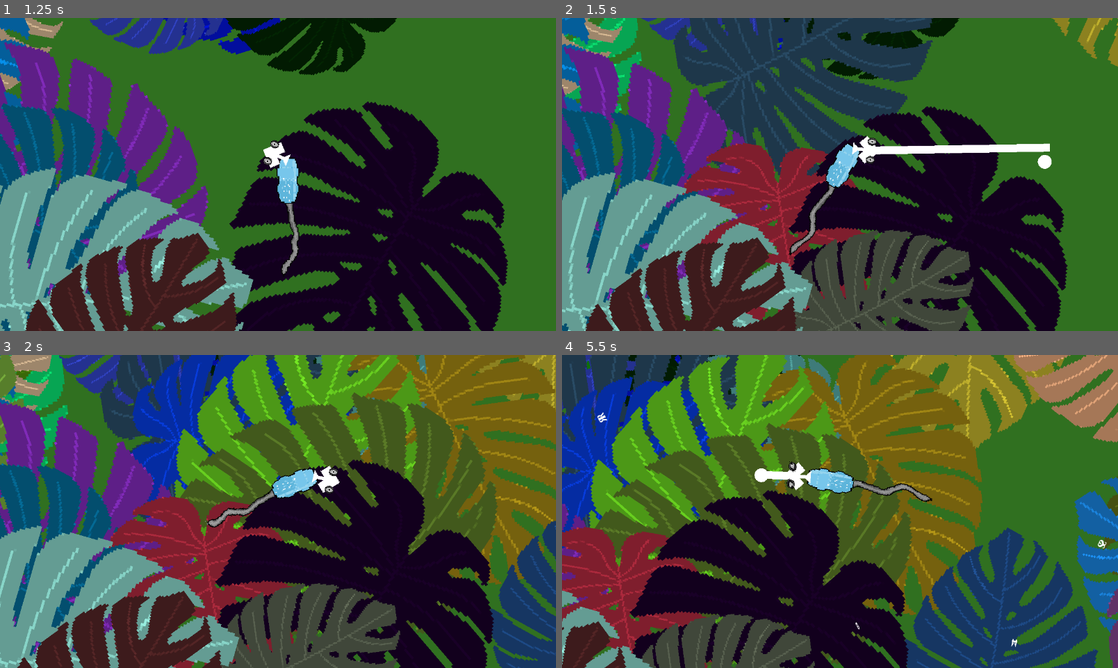
Above: before the commit, frames 1-4 (two rows, left to right).
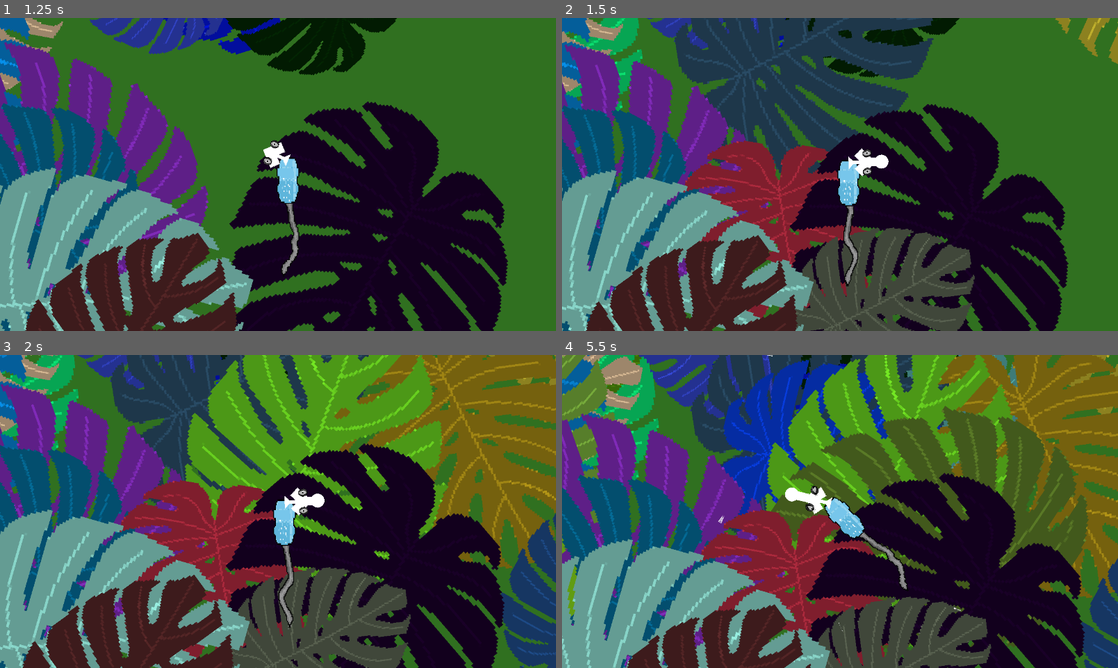
Above: after the commit, the same moments.

Repository: bjornarprytz/mask
Game: Godot game, scene res://entry.tscn
The game is run twice, just before and just after one commit, with the same random seed, the same clock (stepped at 60 frames per second) and the same inputs.
Inputs (mouse positions are in pixels of both pictures, inside the frame that each line leads up to):
- Up to frame 1 (1.25 s): click "Start" at 0.5 s
- Up to frame 2 (1.5 s): move the mouse to (962, 158) at 1.27 s; press the mouse at (962, 158) at 1.28 s; hold Right (ui_right) from 1.28 s (still down)
- Up to frame 3 (2 s): keep holding Right (ui_right)
- Up to frame 4 (5.5 s): move the mouse to (728, 527) at 2.02 s; release Right (ui_right) at 2.03 s; release the mouse at (728, 527) at 2.03 s; hold Down (ui_down) 2.03-2.78 s; click (728, 527) at 2.1 s; move the mouse to (895, 442) at 2.77 s; press the mouse at (895, 442) at 2.78 s; hold Right (ui_right) 2.78-3.53 s; move the mouse to (812, 574) at 3.52 s; release the mouse at (812, 574) at 3.53 s; hold Up (ui_up) 3.53-4.28 s; click (812, 574) at 3.6 s; move the mouse to (1006, 558) at 4.27 s; press the mouse at (1006, 558) at 4.28 s; hold Left (ui_left) from 4.28 s (still down); move the mouse to (673, 464) at 5.02 s; release the mouse at (673, 464) at 5.03 s; click (673, 464) at 5.1 s

Frame 1 is identical in both runs. In frame 2, 15% of the frame differs, in the area x 0-100%, y 0-100%; in frame 3, 54%; in frame 4, 89%.

Commit message:
shoot tongue tweak

Diff:
--- /dev/null
+++ b/src/actions/shoot.gd
@@ -0,0 +1,45 @@
+class_name Shoot
+extends Node2D
+
+@onready var tongue: Tongue = %Tongue
+
+@export var shoot_range: float = 200.0
+
+signal finished()
+
+var time_tween: Tween
+
+
+func _ready() -> void:
+	_move_time_to_target(0.5, 0.1)
+
+func _move_time_to_target(target: float, duration: float):
+	if time_tween:
+		time_tween.kill()
+	time_tween = create_tween().set_ignore_time_scale(true)
+	time_tween.tween_method(_control_time, Engine.time_scale, target, duration)
+	await time_tween.finished
+
+func _control_time(f: float):
+	Engine.time_scale = f
+
+func fire():
+	var aim = Controls.get_aim(global_position)
+	tongue.shoot(global_position + aim.normalized() * shoot_range)
+	tongue.hit.connect(_on_hit, CONNECT_ONE_SHOT)
+
+	_move_time_to_target(1.0, 0.2)
+	await tongue.done
+
+	_clean_up()
+
+func _on_hit(fly: Fly) -> void:
+	fly.die()
+
+
+func _clean_up() -> void:
+	if time_tween != null and time_tween.is_running():
+		await time_tween.finished
+
+	finished.emit()
+	queue_free()
--- /dev/null
+++ b/src/actions/shoot.tscn
@@ -0,0 +1,10 @@
+[gd_scene load_steps=3 format=3 uid="uid://dh2wv21kdf2hk"]
+
+[ext_resource type="Script" uid="uid://1ruo2q6j0uji" path="res://actions/shoot.gd" id="1_u0pn4"]
+[ext_resource type="PackedScene" uid="uid://w4n6wv7x3uef" path="res://chameleonardo/tongue.tscn" id="2_5qnoc"]
+
+[node name="Shoot" type="Node2D"]
+script = ExtResource("1_u0pn4")
+
+[node name="Tongue" parent="." instance=ExtResource("2_5qnoc")]
+unique_name_in_owner = true
--- /dev/null
+++ b/src/autoloads/controls.gd
@@ -0,0 +1,10 @@
+class_name ControlsInterface
+extends Node2D
+
+
+func get_aim(base:Vector2=Vector2.ZERO) -> Vector2:
+	if Events.control_scheme == Events.ControlScheme.GAMEPAD:
+		return Input.get_vector("secondary_left", "secondary_right", "secondary_up", "secondary_down", .1)
+	else:
+		var mouse_pos = get_global_mouse_position()
+		return mouse_pos - base
--- /dev/null
+++ b/src/autoloads/controls.tscn
@@ -0,0 +1,6 @@
+[gd_scene load_steps=2 format=3 uid="uid://bnv63fotjkyyk"]
+
+[ext_resource type="Script" uid="uid://cwk07lnj5htvc" path="res://autoloads/controls.gd" id="1_bctlf"]
+
+[node name="Controls" type="Node2D"]
+script = ExtResource("1_bctlf")
--- a/src/autoloads/event_bus.gd
+++ b/src/autoloads/event_bus.gd
@@ -10,6 +10,7 @@
 }
 
 var control_scheme: ControlScheme = ControlScheme.KEYBOARD
-var chameleonardo: Chameleonardo = null
+
+var game: Game
 
 signal game_over(win: bool)
--- a/src/autoloads/factory.gd
+++ b/src/autoloads/factory.gd
@@ -25,3 +25,7 @@
 func tongue() -> Tongue:
 	var tongue_node = tongue_scene.instantiate() as Tongue
 	return tongue_node
+
+func shoot() -> Shoot:
+	var shoot_node = preload("res://actions/shoot.tscn").instantiate() as Shoot
+	return shoot_node
--- a/src/chameleonardo/chameleonardo.gd
+++ b/src/chameleonardo/chameleonardo.gd
@@ -8,12 +8,31 @@
 @onready var head: Head = %Head
 @onready var tongue_anchor: Node2D = %TongueAnchor
 
-var tongue: Tongue = null
+var shoot_action: Shoot = null
+var is_shooting: bool = false
 
-func _ready() -> void:
-	Events.chameleonardo = self
 
 func _process(delta: float) -> void:
+	if (not is_shooting):
+		_move_body(delta)
+	_move_head(delta)
+
+func _input(event: InputEvent) -> void:
+	if event.is_action_pressed("shoot"):
+		if (is_shooting): # Acts as a cooldown
+			return
+		is_shooting = true
+		shoot_action = Create.shoot()
+		tongue_anchor.add_child(shoot_action)
+	if event.is_action_released("shoot"):
+		if (is_shooting == false):
+			return
+		shoot_action.fire()
+		await shoot_action.finished
+		is_shooting = false
+
+
+func _move_body(delta: float) -> void:
 	var input_vector = Input.get_vector("ui_left", "ui_right", "ui_up", "ui_down", .1)
 
 	if input_vector != Vector2.ZERO:
@@ -25,32 +44,11 @@
 		var forward = Vector2.RIGHT.rotated(rotation)
 		position += forward * input_vector.length() * move_speed * delta
 
-	var secondary_vector = get_secondary_vector()
 
-	if secondary_vector != Vector2.ZERO:
-		head.global_rotation = secondary_vector.angle()
+func _move_head(_delta: float) -> void:
+	var aim_vector = Controls.get_aim(head.global_position)
+
+	if aim_vector != Vector2.ZERO:
+		head.global_rotation = aim_vector.angle()
 	else:
 		head.rotation = lerp_angle(head.rotation, 0.0, 0.1)
-
-
-func get_secondary_vector() -> Vector2:
-	if Events.control_scheme == Events.ControlScheme.GAMEPAD:
-		return Input.get_vector("secondary_left", "secondary_right", "secondary_up", "secondary_down", .1)
-	else:
-		var mouse_pos = get_global_mouse_position()
-		return mouse_pos - head.global_position
-
-func _input(event: InputEvent) -> void:
-	if event.is_action_pressed("shoot"):
-		if (tongue != null): # Acts as a cooldown
-			return
-		tongue = Create.tongue()
-		tongue_anchor.add_child(tongue)
-		tongue.position = Vector2.ZERO
-		tongue.rotation = 0.0
-		var secondary_vector = get_secondary_vector()
-		tongue.shoot(tongue_anchor.global_position + secondary_vector.normalized() * 200.0)
-		tongue.hit.connect(_on_hit, CONNECT_ONE_SHOT)
-
-func _on_hit(fly: Fly) -> void:
-	fly.die()
--- a/src/chameleonardo/tongue.gd
+++ b/src/chameleonardo/tongue.gd
@@ -3,12 +3,15 @@
 
 @onready var stretch: ColorRect = %Stretch
 @onready var ball: Sprite2D = %Ball
+@onready var hitbox: Area2D = %Hitbox
 
 @export var duration: float = .2
 var target_vector: Vector2
 var tween: Tween
 
 signal hit(fly: Fly)
+signal retracted()
+signal done()
 
 func _process(_delta: float) -> void:
 	# Rotate the tongue towards the target vector
@@ -16,6 +19,7 @@
 		global_rotation = target_vector.angle()
 
 func shoot(global_target: Vector2):
+	hitbox.monitoring = true
 	target_vector = global_target - global_position
 	var distance = target_vector.length()
 	# tween the tounge toward target
@@ -38,4 +42,8 @@
 	tween.set_parallel()
 	tween.tween_property(ball, "position", Vector2.ZERO, duration)
 	tween.chain()
-	tween.tween_callback(queue_free)
+	tween.tween_callback(_on_retracted)
+
+func _on_retracted():
+	retracted.emit()
+	done.emit()
--- a/src/chameleonardo/tongue.tscn
+++ b/src/chameleonardo/tongue.tscn
@@ -6,24 +6,27 @@
 [sub_resource type="CircleShape2D" id="CircleShape2D_vu47e"]
 radius = 64.0
 
-[node name="Tongue" type="Node2D" unique_id=192698545]
+[node name="Tongue" type="Node2D"]
 script = ExtResource("1_sc3er")
 
-[node name="Stretch" type="ColorRect" parent="." unique_id=1666033971]
+[node name="Stretch" type="ColorRect" parent="."]
 unique_name_in_owner = true
 offset_top = -5.0
-offset_right = 24.0
-offset_bottom = 4.0
+offset_right = 9.0
+offset_bottom = 5.0
 
-[node name="Ball" type="Sprite2D" parent="." unique_id=2071846419]
+[node name="Ball" type="Sprite2D" parent="."]
 unique_name_in_owner = true
-position = Vector2(23, 0)
+position = Vector2(11, 0)
 scale = Vector2(0.125, 0.125)
 texture = ExtResource("1_vu47e")
 
-[node name="Hitbox" type="Area2D" parent="Ball" unique_id=107322918]
+[node name="Hitbox" type="Area2D" parent="Ball"]
+unique_name_in_owner = true
+monitoring = false
+monitorable = false
 
-[node name="Shape" type="CollisionShape2D" parent="Ball/Hitbox" unique_id=1805721341]
+[node name="Shape" type="CollisionShape2D" parent="Ball/Hitbox"]
 shape = SubResource("CircleShape2D_vu47e")
 
 [connection signal="area_entered" from="Ball/Hitbox" to="." method="_on_hitbox_area_entered"]
--- a/src/fly.gd
+++ b/src/fly.gd
@@ -34,7 +34,7 @@
 	set_form(chars[randi_range(0, chars.length()-1)])
 
 func _check_distance_to_chameleonardo() -> void:
-	var chameleonardo = Events.chameleonardo
+	var chameleonardo = Events.game.chameleonardo
 	if chameleonardo == null:
 		return
 
--- a/src/main.gd
+++ b/src/main.gd
@@ -1,8 +1,13 @@
+class_name Game
 extends Node2D
 
 @onready var camera: Camera2D = %Camera
 @onready var chameleonardo: Chameleonardo = %Chameleonardo
+@onready var music: AudioStreamPlayer = %Music
 
+
+func _ready() -> void:
+	Events.game = self
 
 func _process(delta: float) -> void:
 	camera.global_position = lerp(camera.global_position, chameleonardo.global_position, delta)
--- a/src/main.tscn
+++ b/src/main.tscn
@@ -22,5 +22,6 @@
 zoom = Vector2(2, 2)
 
 [node name="Music" type="AudioStreamPlayer" parent="."]
+unique_name_in_owner = true
 stream = ExtResource("5_lquwl")
 autoplay = true
--- a/src/project.godot
+++ b/src/project.godot
@@ -27,6 +27,7 @@
 Create="*res://autoloads/factory.gd"
 Audio="*res://autoloads/audio_manager.gd"
 NodeEffects="*res://autoloads/node_effects.gd"
+Controls="*res://autoloads/controls.tscn"
 
 [display]
 
Not shown, added: src/actions/shoot.gd.uid
Not shown, added: src/autoloads/controls.gd.uid
Not shown: 1 places in src/chameleonardo/tongue.tscn that only renumber resources
